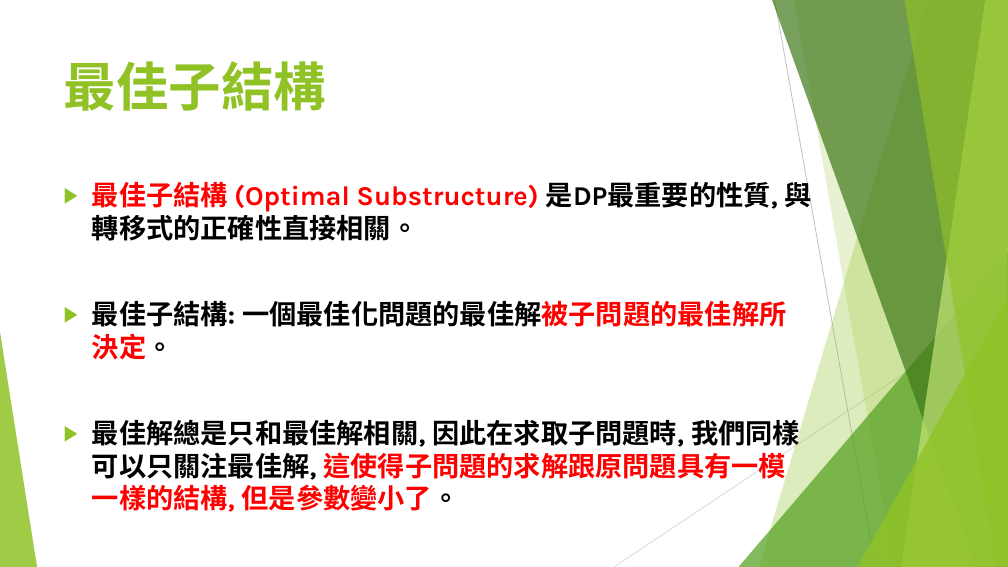
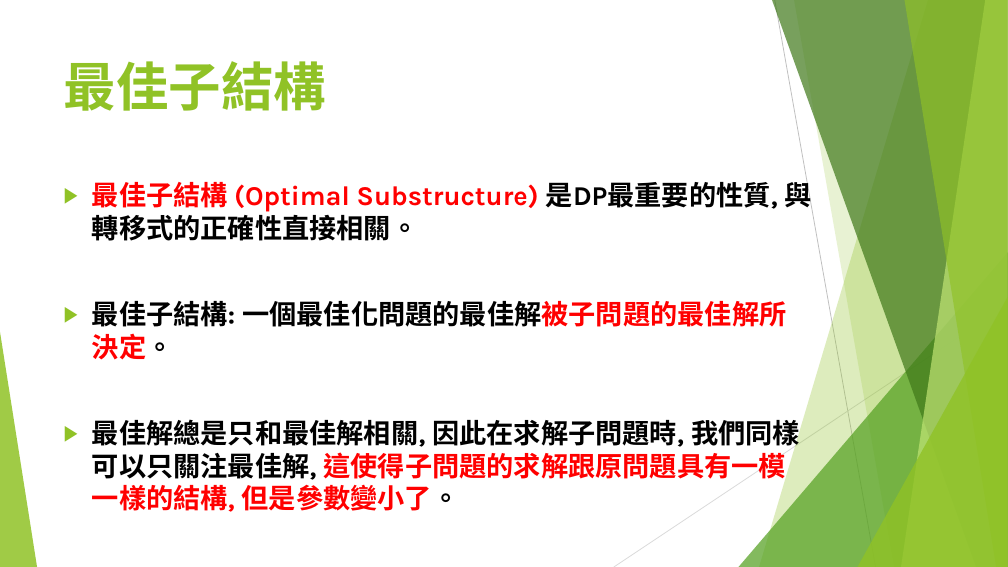
Before and after one commit to S920105123/DP2, a slide deck: slide 7 of presentation/進階動態規劃.pptx. Drawn at 1008x567 pixels with LibreOffice and Linux fonts; fonts in the diff are those of the drawing. Boxes give left, top, right and bottom in pixels: in the first picture for what was removed or moved away, otherwise in the second. Text is boxed around its words. In the diff, an @@ line names an element or a change of style, - is before the commit and + after.

```diff
--- a/presentation/進階動態規劃.pptx
+++ b/presentation/進階動態規劃.pptx
@@ text at (x1=92, y1=419, x2=800, y2=512): text changed @@
-▶ 最佳解總是只和最佳解相關, 因此在求取子問題時, 我們同樣可以只關注最佳解, 這使得子問題的求解跟原問題具有一模一樣的結構, 但是參數變小了。
+▶ 最佳解總是只和最佳解相關, 因此在求解子問題時, 我們同樣可以只關注最佳解, 這使得子問題的求解跟原問題具有一模一樣的結構, 但是參數變小了。
```
Also in this commit, not shown: 23 other slides changed, 23 slides added.
